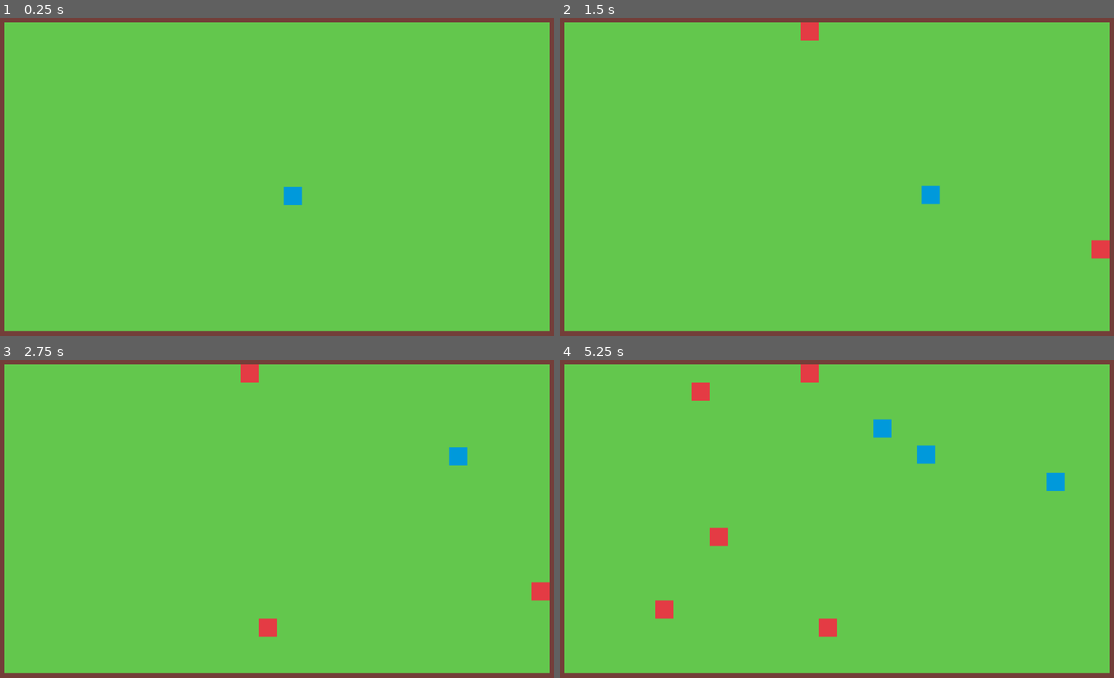
Above: before the commit, frames 1-4 (two rows, left to right).
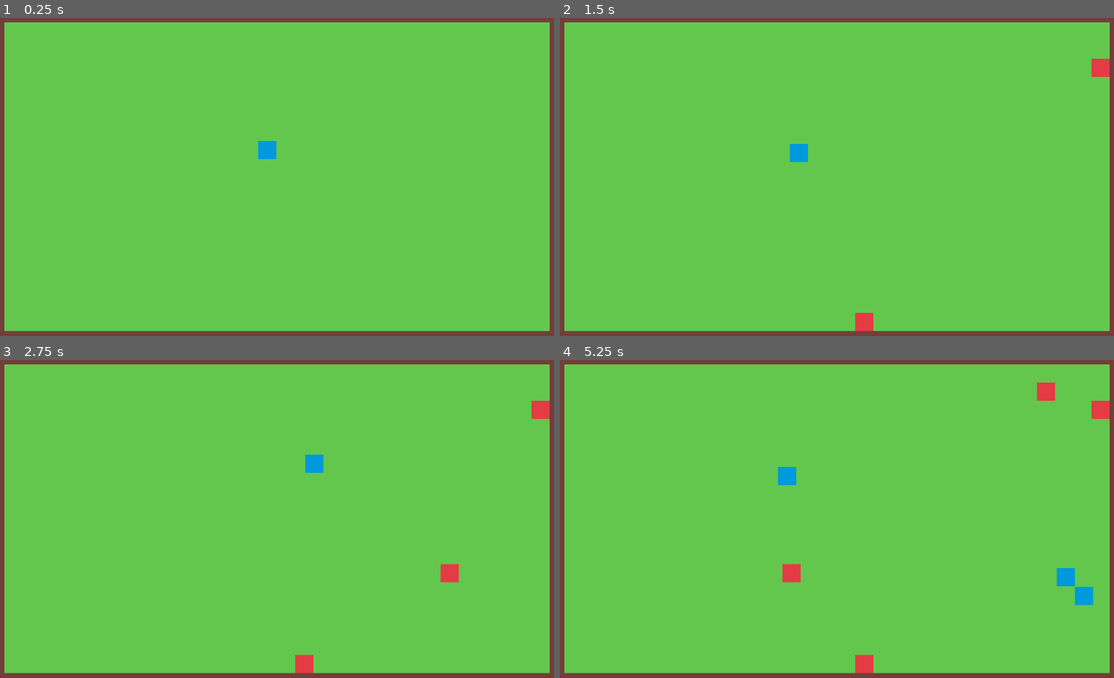
Above: after the commit, the same moments.

Repository: mariothedog/Natural-Selection
Game: Godot game, scene res://world/world.tscn
The game is run twice, just before and just after one commit, with the same random seed, the same clock (stepped at 60 frames per second) and the same inputs.
Inputs:
- Up to frame 1 (0.25 s): no input
- Up to frame 2 (1.5 s): no input
- Up to frame 3 (2.75 s): no input
- Up to frame 4 (5.25 s): no input

The runs differ from the first frame. In frame 1, 0.4% of the frame differs, in the area x 46-55%, y 38-59%; in frame 2, 1.2%; in frame 3, 1.5%; in frame 4, 2.9%, in the area x 17-100%, y 1-99%.

Commit message:
Add basic speed mutation

Diff:
--- a/src/species/base_species/base_species.gd
+++ b/src/species/base_species/base_species.gd
@@ -6,16 +6,18 @@
 const HEALTH_LOSS_RATE := 20.0  # Health lost/second
 const REPRODUCTIVE_CHANCE := 0.1  # Chance each second
 
-export var max_health := 100.0
-export var vision_radius := 200.0
-export var speed := 200.0
+var phenotypes := {
+	max_health = 100.0,
+	vision_radius = 200.0,
+	speed = 200.0,
+}
 
 var _velocity := Vector2.ZERO
 var _is_moving_to_target := false
 var _target_position := Vector2.ZERO
 var _food_in_range := []  # Each food's global position ordered in ascending distance
 
-onready var health := max_health
+onready var health: float = phenotypes.max_health
 
 onready var target_position_rng := Rand.get_new_random_generator()
 
@@ -23,7 +25,7 @@
 
 
 func _ready() -> void:
-	$FoodDetector/CollisionShape2D.shape.radius = vision_radius
+	$FoodDetector/CollisionShape2D.shape.radius = phenotypes.vision_radius
 
 
 func _physics_process(delta) -> void:
@@ -51,7 +53,7 @@
 
 func _ai() -> void:
 	if _is_moving_to_target:
-		_velocity = position.direction_to(_target_position) * speed
+		_velocity = position.direction_to(_target_position) * phenotypes.speed
 		var dist := position.distance_to(_target_position)
 		if dist <= AT_TARGET_THRESHOLD:
 			_velocity = Vector2.ZERO
@@ -71,7 +73,7 @@
 
 func _get_new_target_position() -> Vector2:
 	var dir := Vector2(target_position_rng.randf_range(-1, 1), target_position_rng.randf_range(-1, 1)).normalized()
-	return position + dir * vision_radius
+	return position + dir * phenotypes.vision_radius
 
 
 func _on_FoodDetector_area_entered(area: Area2D) -> void:
@@ -89,4 +91,4 @@
 
 func _on_Mouth_area_entered(area: Area2D) -> void:
 	area.die()
-	health = max_health
+	health = phenotypes.max_health
--- a/src/utility/random.gd
+++ b/src/utility/random.gd
@@ -1,15 +1,15 @@
 extends Node
 
-onready var main_seed = OS.get_system_time_msecs()
+var MAIN_SEED = 1612975019503  #OS.get_system_time_msecs()
 
 
 func _ready() -> void:
-	print("Main Seed: ", main_seed)
+	print("Main Seed: ", MAIN_SEED)
 
 
 func get_new_random_generator() -> RandomNumberGenerator:
 	var rnd := RandomNumberGenerator.new()
-	rnd.seed = main_seed
+	rnd.seed = MAIN_SEED
 	return rnd
 
 
--- a/src/world/world.gd
+++ b/src/world/world.gd
@@ -5,7 +5,8 @@
 
 var _grass_tile_positions := PoolVector2Array()
 
-onready var food_spawn_rng := Rand.get_new_random_generator()
+var food_spawn_rng := Rand.get_new_random_generator()
+var mutation_rng := Rand.get_new_random_generator()
 
 onready var tilemap: TileMap = $TileMap
 onready var cell_size := tilemap.cell_size
@@ -37,6 +38,13 @@
 
 func _on_Species_baby_wanted(parent: KinematicBody2D) -> void:
 	var baby: KinematicBody2D = load(parent.filename).instance()
+	mutate(baby, parent)
 	baby.position = parent.position
 	assert(baby.connect("baby_wanted", self, "_on_Species_baby_wanted") == OK)
 	organisms_node.add_child(baby)
+
+
+func mutate(baby: KinematicBody2D, parent: KinematicBody2D) -> void:
+	var change := mutation_rng.randf_range(-50, 50)
+	baby.phenotypes.speed = parent.phenotypes.speed + change
+	print("Parent Speed: %f  Baby Speed: %f" % [parent.phenotypes.speed, baby.phenotypes.speed])
